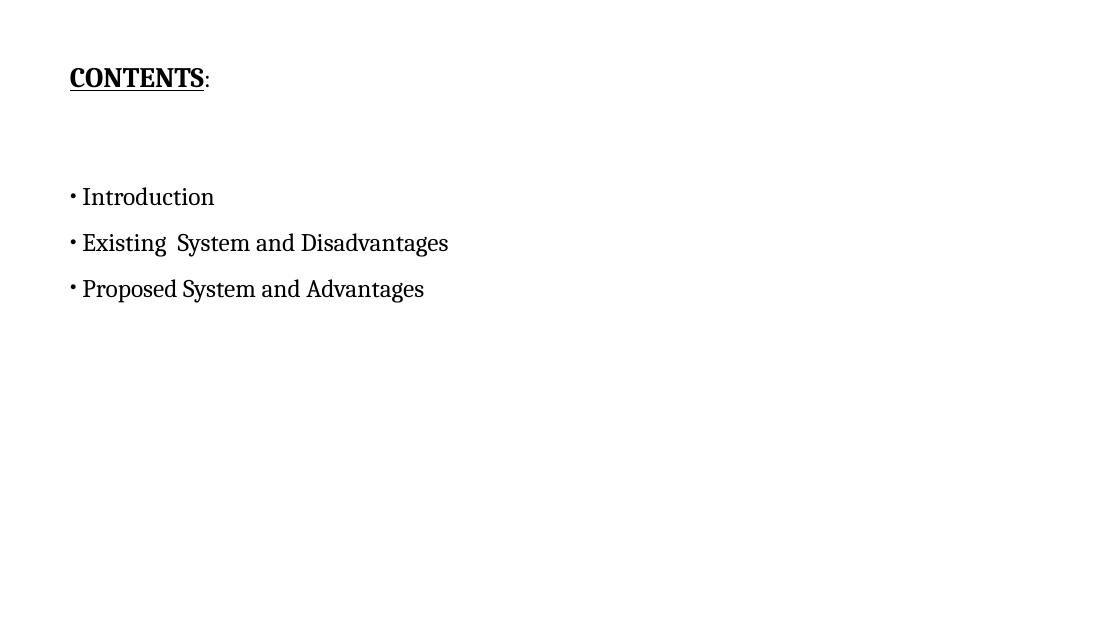
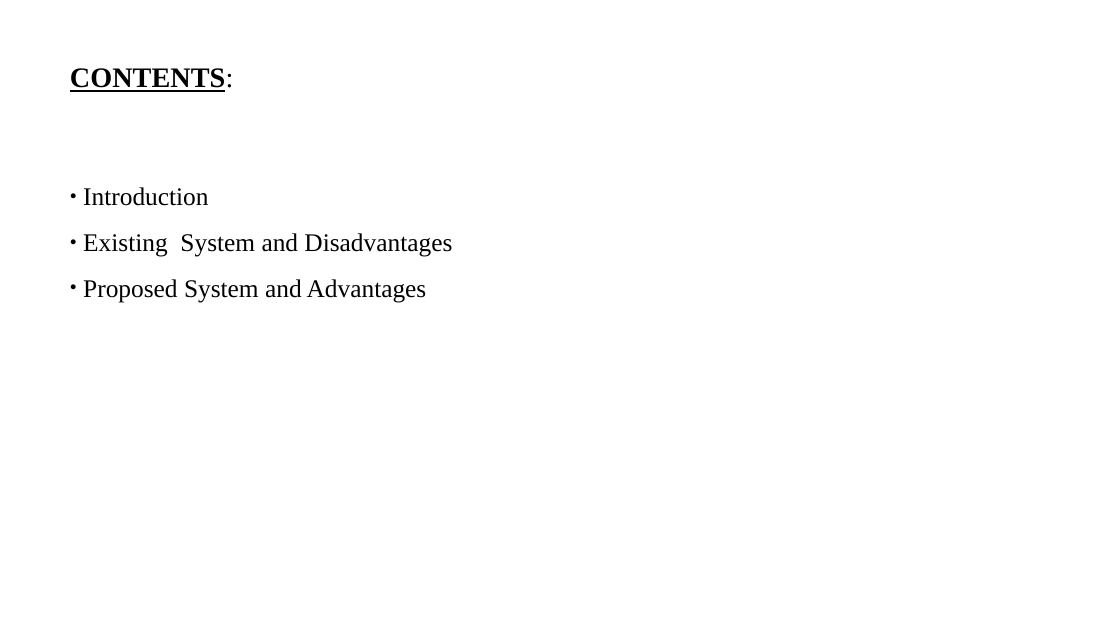
Before and after one commit to ihsanul1234/mini_project_ppt, a slide deck: slide 2 of 14.pptx. Drawn at 1120x630 pixels with LibreOffice and Linux fonts; fonts in the diff are those of the drawing. Boxes give left, top, right and bottom in pixels: in the first picture for what was removed or moved away, otherwise in the second. Text is boxed around its words. In the diff, an @@ line names an element or a change of style, - is before the commit and + after.

```diff
--- a/14.pptx
+++ b/14.pptx
@@ text "CONTENTS:" at box(70, 68, 233, 92): size 18 to 20 pt in "CONTENTS:"; font Cambria to Times New Roman @@
@@ text "Introduction" at box(83, 187, 452, 302): font Cambria to Times New Roman @@
```
Also in this commit, not shown: 8 other slides changed, 3 slides added, 1 slide removed.
